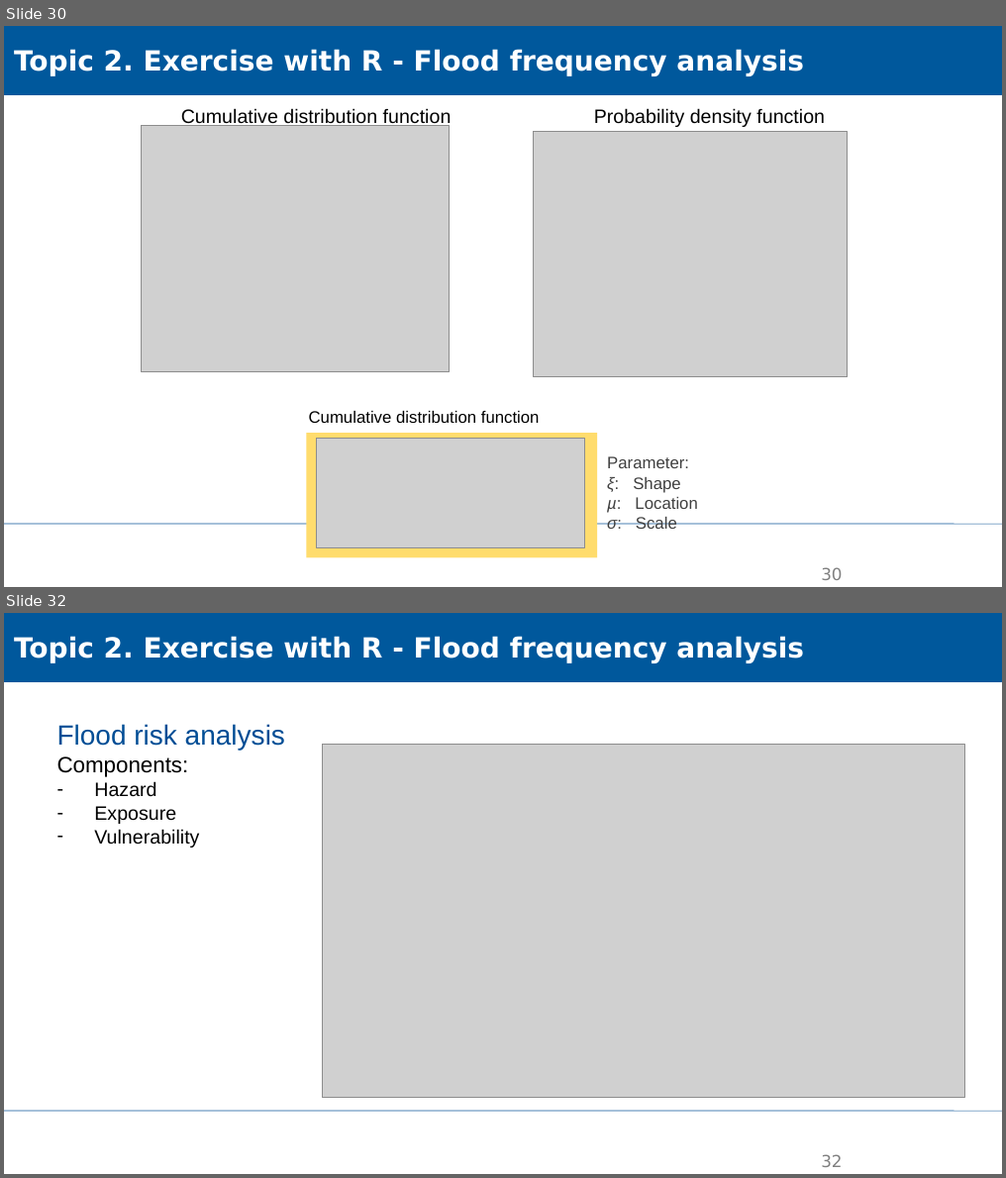
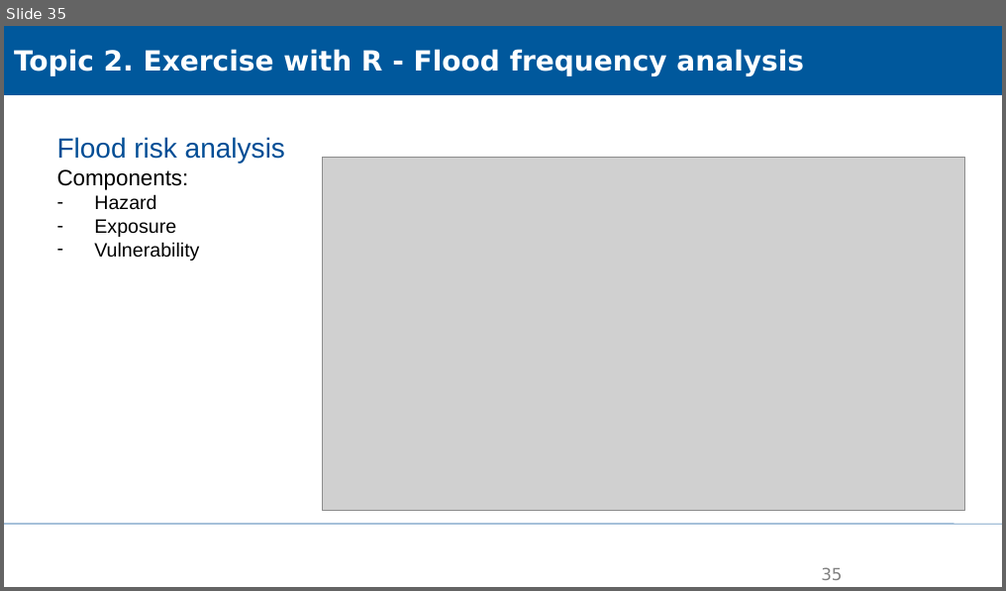
Before and after one commit to XiaoxiangGuanGFZ/FloodRiskSeminar, a slide deck: slides/FRS_exercise_R.pptx. Shown one above the other, each under a label of ours: slides 30 and 32 before the commit, slide 35 after it; the slides between them are not shown. The pictures are 1006x1178 and 1006x591 pixels, drawn with LibreOffice and Linux fonts; fonts in the diff are those of the drawing; grey boxes stand for pictures; background and template pictures are left out. Boxes give left, top, right and bottom in pixels: in the first picture for what was removed or moved away, otherwise in the second. Text is boxed around its words. In the diff, an @@ line names an element or a change of style, - is before the commit and + after.

```diff
--- a/slides/FRS_exercise_R.pptx
+++ b/slides/FRS_exercise_R.pptx
@@ slide 30 removed at <box>4,26,1002,587</box>, background #FFFFFF; not listed: 1 template element that a slide beside it also shows @@
@@ rectangle removed at <box>4,26,1002,95</box> @@
-Topic 2. Exercise with R - Flood frequency analysis
@@ text removed at <box>181,108,451,127</box> @@
-Cumulative distribution function
@@ text removed at <box>594,108,825,127</box> @@
-Probability density function
@@ picture removed at <box>142,126,450,372</box> @@
@@ picture removed at <box>533,131,847,377</box> @@
@@ group removed at <box>306,411,697,558</box>: 2 texts, 1 rectangle, 1 picture @@
-Parameter:
-ξ: Shape
-µ: Location
-σ: Scale
-Cumulative distribution function
@@ page number removed at <box>821,568,842,580</box> @@
-30
@@ what was slide 32 is now slide 35 @@
@@ page number at <box>821,568,842,580</box>: text changed @@
-32
+35
```
Also in this commit, not shown: 4 slides changed, 4 slides added, 4 other files.
